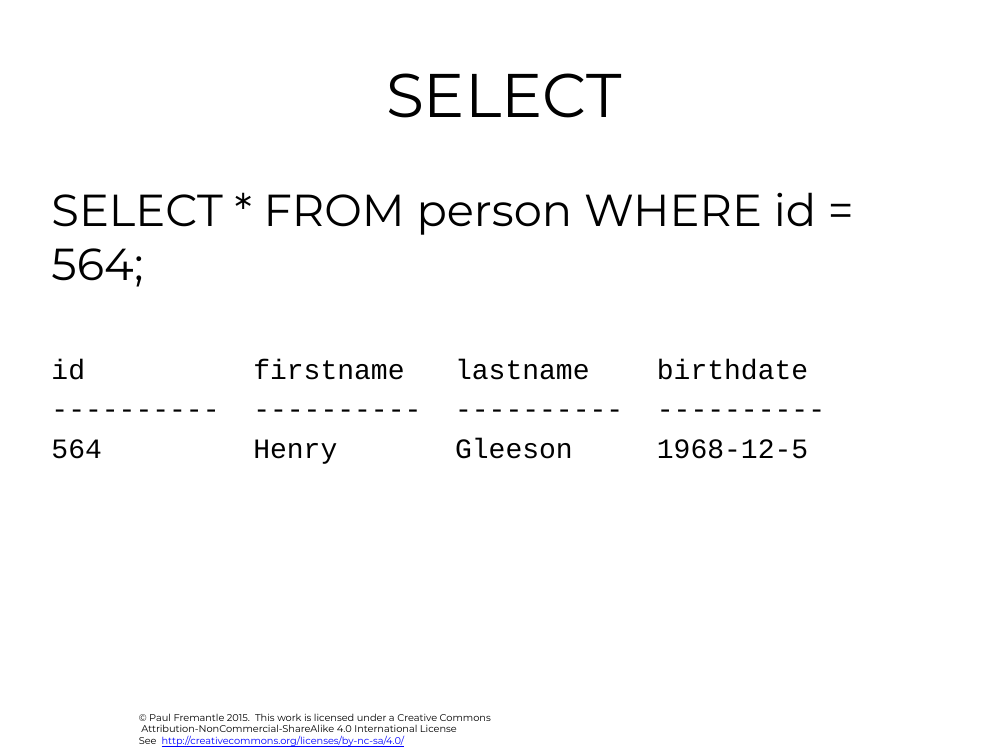
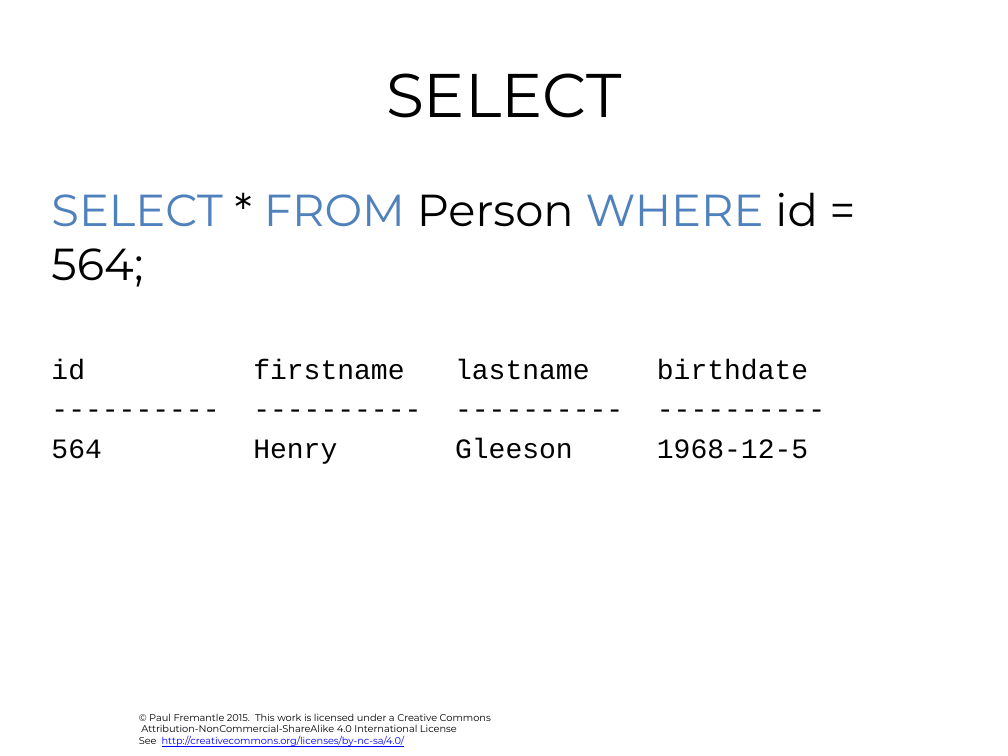
Before and after one commit to julieweeds/BigData, a slide deck: slide 12 of pres-source/04-sql.pptx. Drawn at 1008x756 pixels with LibreOffice and Linux fonts; fonts in the diff are those of the drawing; background and template pictures are left out. Boxes give left, top, right and bottom in pixels: in the first picture for what was removed or moved away, otherwise in the second. Text is boxed around its words. In the diff, an @@ line names an element or a change of style, - is before the commit and + after.

```diff
--- a/pres-source/04-sql.pptx
+++ b/pres-source/04-sql.pptx
@@ text at <box>51,192,817,287</box>: text changed; text colour #000000 to #4F81BD @@
-SELECT * FROM person WHERE id = 564;
+SELECT * FROM Person WHERE id = 564;
```
Also in this commit, not shown: 12 other slides changed, 1 slide added, 11 other files.
